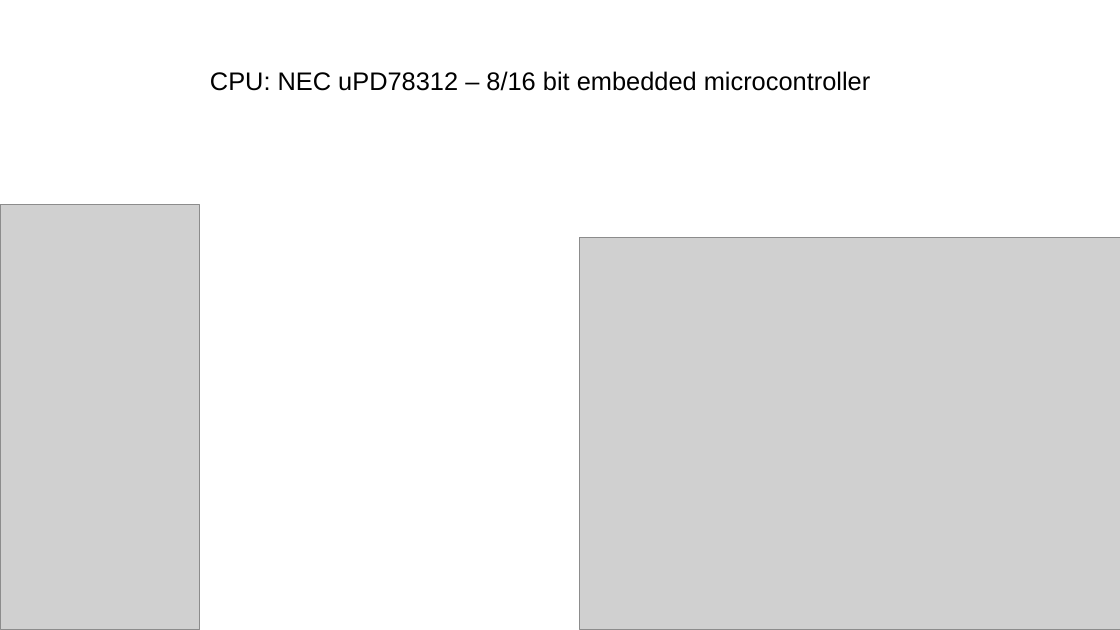
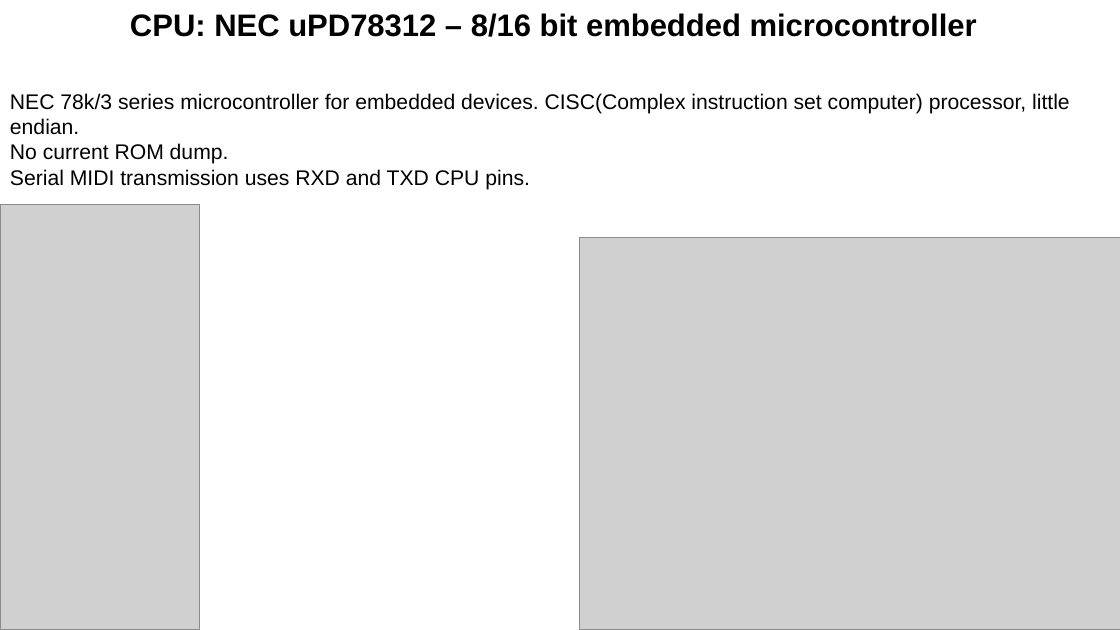
Before and after one commit to pxlsr/xD-49, a slide deck: slide 2 of Documentation/xD69.odp. Drawn at 1120x630 pixels with LibreOffice and Linux fonts; fonts in the diff are those of the drawing; grey boxes stand for pictures. Boxes give left, top, right and bottom in pixels: in the first picture for what was removed or moved away, otherwise in the second. Text is boxed around its words. In the diff, an @@ line names an element or a change of style, - is before the commit and + after.

```diff
--- a/Documentation/xD69.odp
+++ b/Documentation/xD69.odp
@@ text "CPU: NEC uPD78312 – 8/16 ...": place and size @@
-text "CPU: NEC uPD78312 – 8/16 ..." at (210,71,870,91)
+text "CPU: NEC uPD78312 – 8/16 ..." at (130,13,977,37)
@@ text "CPU: NEC uPD78312 – 8/16 ..." at (130,13,977,37): size 18 to 22 pt, bold on @@
@@ text added at (10,93,1070,190), 15 pt, text #000000 @@
+NEC 78k/3 series microcontroller for embedded devices. CISC(Complex instruction set computer) processor, little endian.
+No current ROM dump.
+Serial MIDI transmission uses RXD and TXD CPU pins.
```
